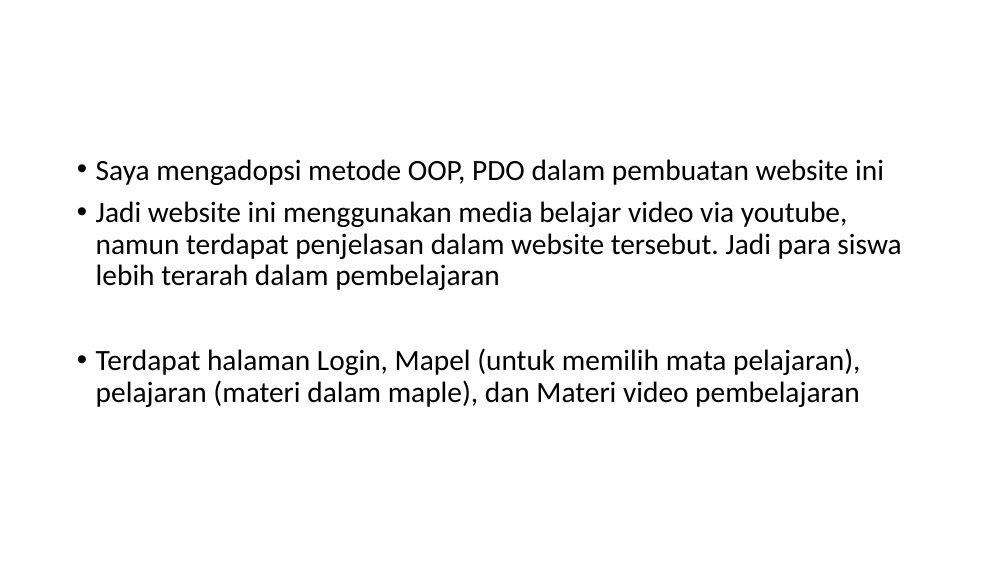
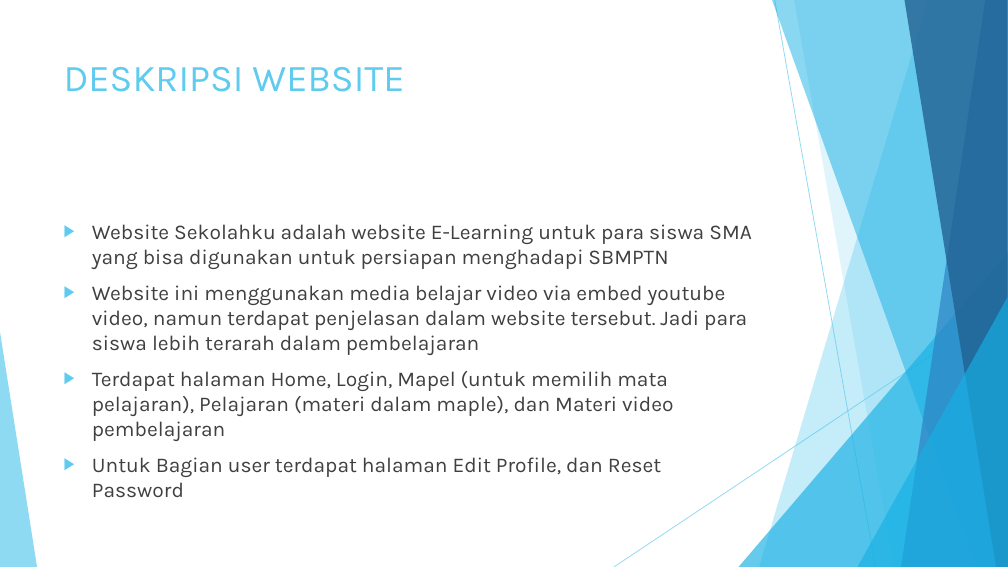
Before and after one commit to AdrianRafli/SEMIVA, a slide deck: slide 2 of PPt.pptx (slide 3 before the commit). Drawn at 1008x567 pixels with LibreOffice and Linux fonts; fonts in the diff are those of the drawing. Boxes give left, top, right and bottom in pixels: in the first picture for what was removed or moved away, otherwise in the second. Text is boxed around its words. In the diff, an @@ line names an element or a change of style, - is before the commit and + after.

Commit message:
update ppt

```diff
--- a/PPt.pptx
+++ b/PPt.pptx
@@ title added at [64,67,404,92], 36 pt, text #5FCBEF @@
+DESKRIPSI WEBSITE
@@ text at [92,224,752,498]: text changed; size 28 to 20 pt; font Calibri to Karla; text colour #000000 to #404040 @@
-• Saya mengadopsi metode OOP, PDO dalam pembuatan website ini
-• Jadi website ini menggunakan media belajar video via youtube, namun terdapat penjelasan dalam website tersebut. Jadi para siswa lebih terarah dalam pembelajaran
-• Terdapat halaman Login, Mapel (untuk memilih mata pelajaran), pelajaran (materi dalam maple), dan Materi video pembelajaran
+▶ Website Sekolahku adalah website E-Learning untuk para siswa SMA yang bisa digunakan untuk persiapan menghadapi SBMPTN
+▶ Website ini menggunakan media belajar video via embed youtube video, namun terdapat penjelasan dalam website tersebut. Jadi para siswa lebih terarah dalam pembelajaran
+▶ Terdapat halaman Home, Login, Mapel (untuk memilih mata pelajaran), Pelajaran (materi dalam maple), dan Materi video pembelajaran
+▶ Untuk Bagian user terdapat halaman Edit Profile, dan Reset Password
@@ group added at [0,0,1008,567]: 5 freeform shapes, 3 triangles, 2 lines @@
```
Also in this commit, not shown: 7 other slides changed, 1 slide added.
